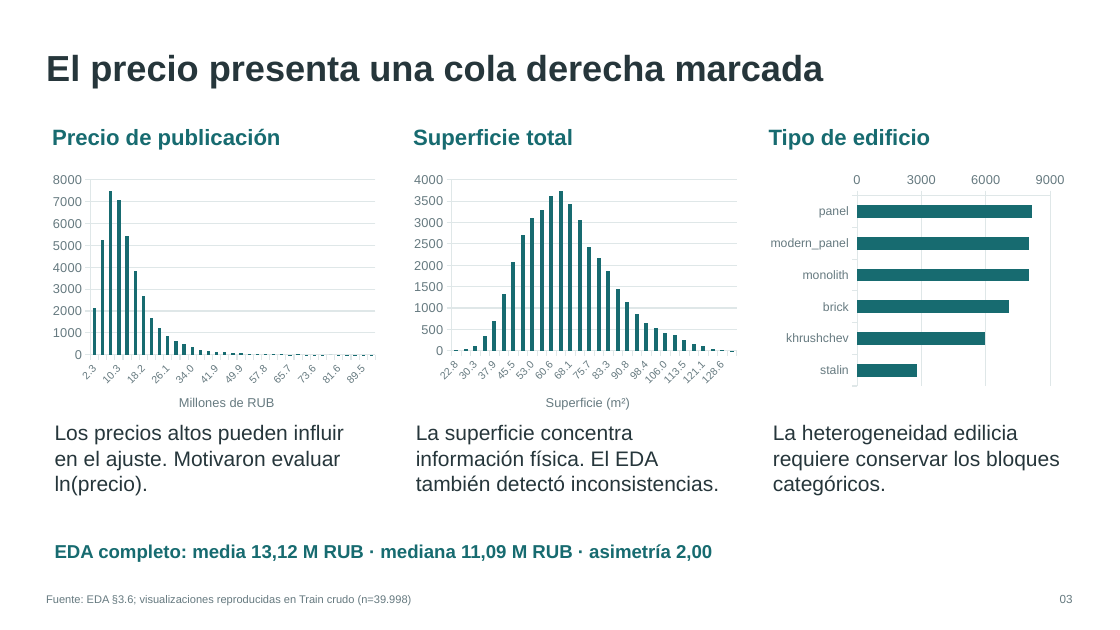
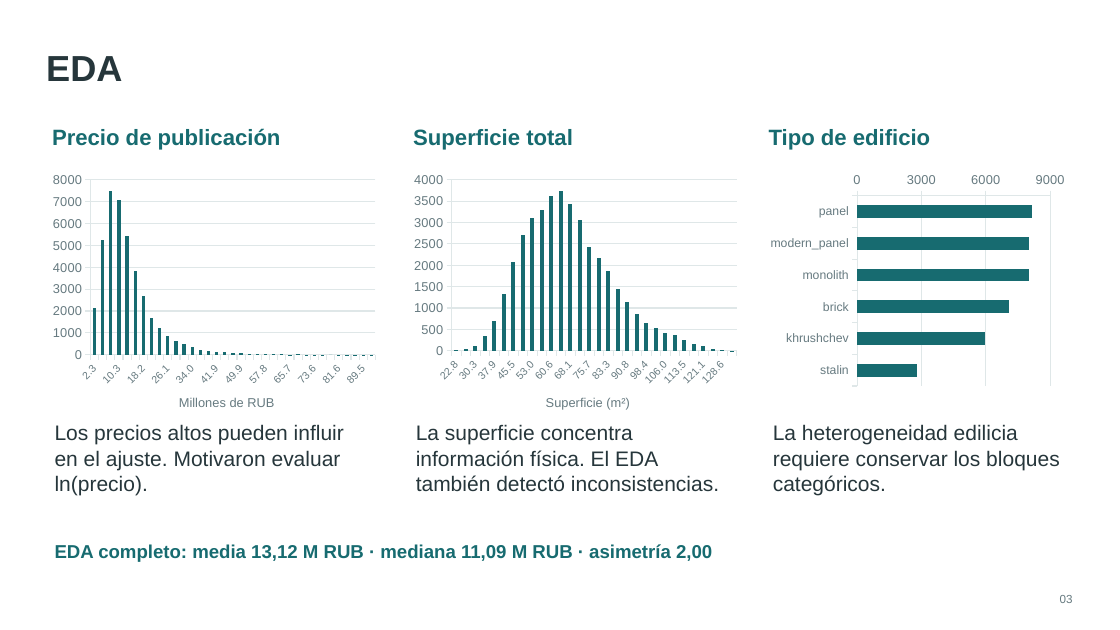
Before and after one commit to MatiasLonghino/Moscow-EDA, a slide deck: slide 5 of Presentacion/Propiedades_Usadas_Moscu.pptx (slide 3 before the commit). Drawn at 1120x630 pixels with LibreOffice and Linux fonts; fonts in the diff are those of the drawing. Boxes give left, top, right and bottom in pixels: in the first picture for what was removed or moved away, otherwise in the second. Text is boxed around its words. In the diff, an @@ line names an element or a change of style, - is before the commit and + after.

```diff
--- a/Presentacion/Propiedades_Usadas_Moscu.pptx
+++ b/Presentacion/Propiedades_Usadas_Moscu.pptx
@@ text at <box>46,56,122,81</box>: text changed @@
-El precio presenta una cola derecha marcada
+EDA
@@ text removed at <box>46,595,412,605</box> @@
-Fuente: EDA §3.6; visualizaciones reproducidas en Train crudo (n=39.998)
```
Also in this commit, not shown: 2 other slides changed, 10 other files.
